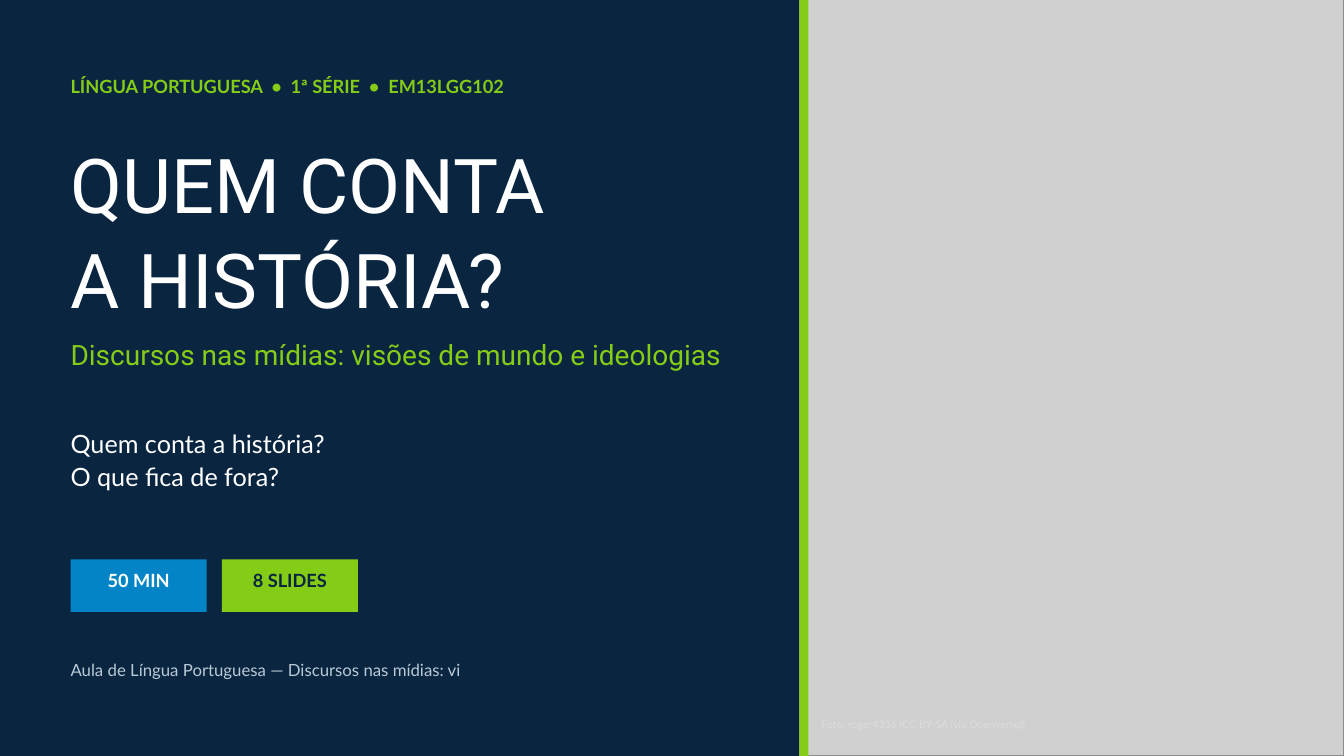
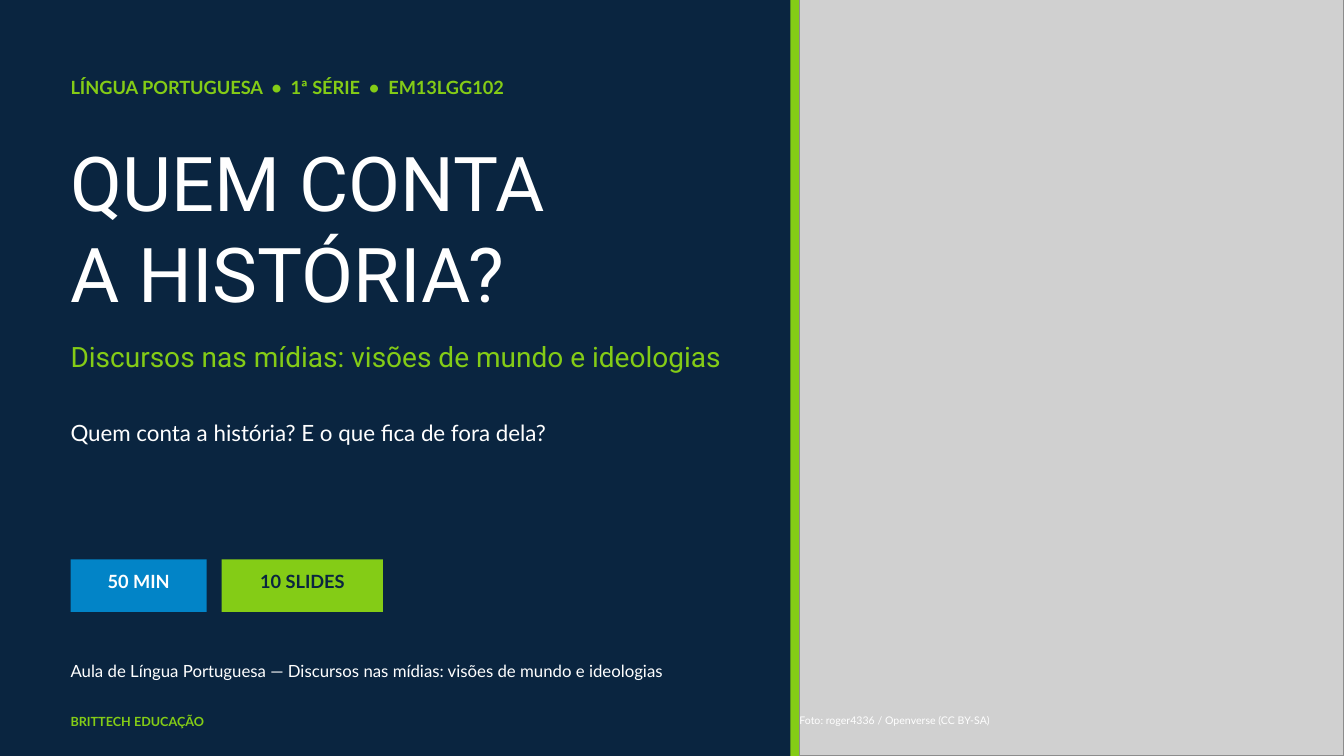
Before and after one commit to thiagollipe-web/brittech-educacao-aulas, a slide deck: slide 1 of ensino-medio/lingua-portuguesa-1serie-midias-discursos.pptx. Drawn at 1344x756 pixels with LibreOffice and Linux fonts; fonts in the diff are those of the drawing; grey boxes stand for pictures. Boxes give left, top, right and bottom in pixels: in the first picture for what was removed or moved away, otherwise in the second. Text is boxed around its words. In the diff, an @@ line names an element or a change of style, - is before the commit and + after.

```diff
--- a/ensino-medio/lingua-portuguesa-1serie-midias-discursos.pptx
+++ b/ensino-medio/lingua-portuguesa-1serie-midias-discursos.pptx
@@ rectangle: place and size @@
-rectangle at bbox=[800, 0, 809, 756]
+rectangle at bbox=[790, 0, 800, 756]
@@ text "QUEM CONTA" at bbox=[71, 156, 544, 303]: line spacing 1.02 to 1; less space between paragraphs @@
@@ text "Discursos nas mídias: visões de ..." at bbox=[71, 346, 721, 373]: line spacing 1 to 1.05; less space between paragraphs @@
@@ text at bbox=[71, 424, 546, 445]: text changed; size 18 to 16 pt @@
-Quem conta a história?
-O que fica de fora?
+Quem conta a história? E o que fica de fora dela?
@@ rectangle: place and size @@
-rectangle at bbox=[222, 560, 358, 612]
+rectangle at bbox=[222, 560, 383, 612]
@@ text at bbox=[260, 574, 345, 588]: text changed @@
-8 SLIDES
+10 SLIDES
@@ text at bbox=[71, 664, 663, 680]: text changed; text colour #B9C9D6 to #FFFFFF @@
-Aula de Língua Portuguesa — Discursos nas mídias: vi
+Aula de Língua Portuguesa — Discursos nas mídias: visões de mundo e ideologias
@@ text added at bbox=[71, 716, 204, 728], 9 pt, text #84CC16, bold @@
+BRITTECH EDUCAÇÃO
@@ text added at bbox=[799, 715, 990, 727], 7.5 pt, text #FFFFFF @@
+Foto: roger4336 / Openverse (CC BY-SA)
```
Also in this commit, not shown: 2 other slides changed, 7 slides added, 5 slides removed, 4 other files.
